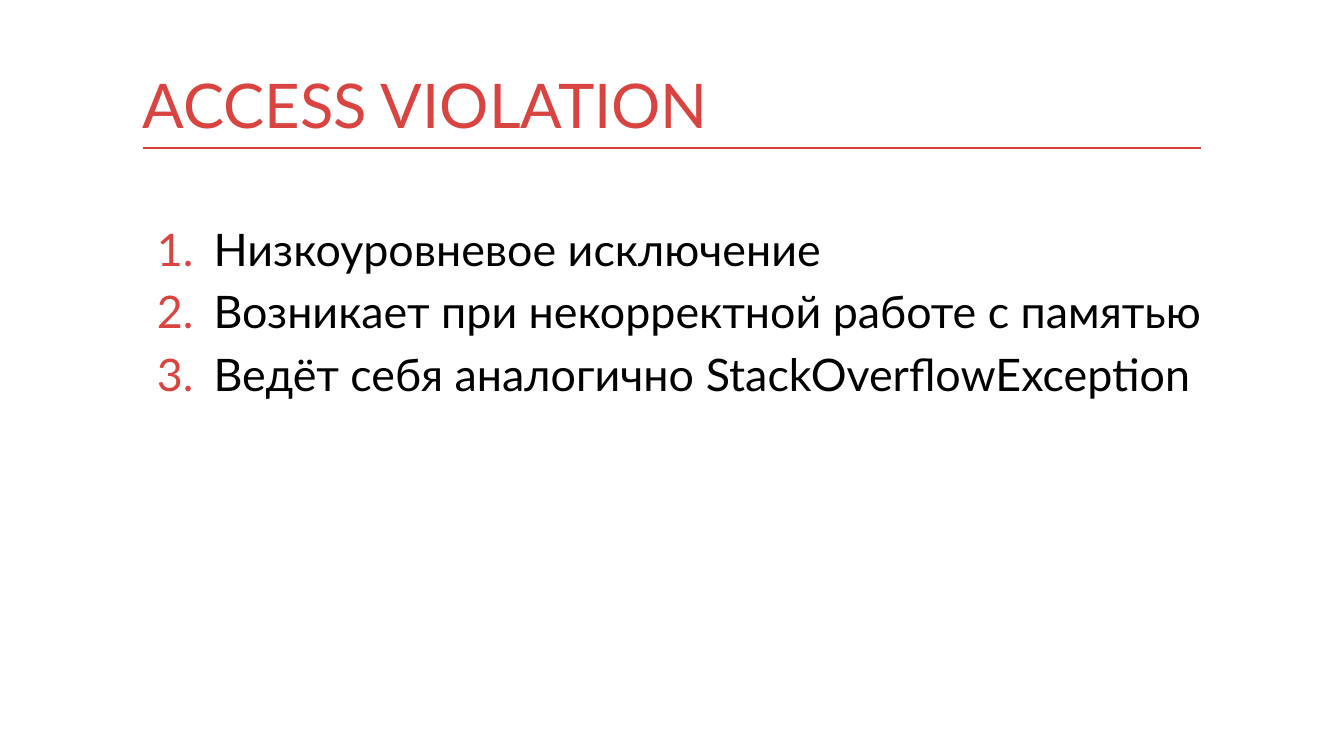
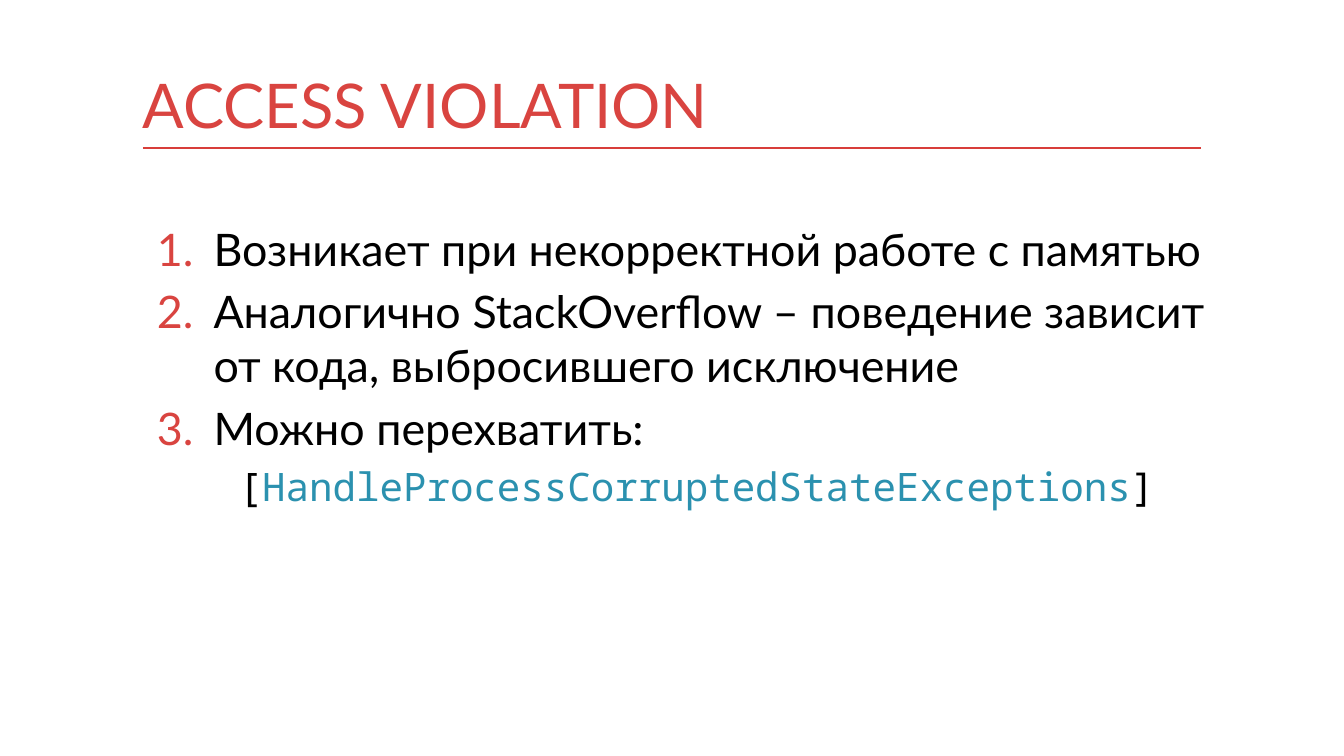
Before and after one commit to kontur-courses/exceptions, a slide deck: slide 31 of exceptions.pptx. Drawn at 1344x756 pixels with LibreOffice and Linux fonts; fonts in the diff are those of the drawing. Boxes give left, top, right and bottom in pixels: in the first picture for what was removed or moved away, otherwise in the second. Text is boxed around its words. In the diff, an @@ line names an element or a change of style, - is before the commit and + after.

```diff
--- a/exceptions.pptx
+++ b/exceptions.pptx
@@ text at (214, 234, 821, 274): paragraph removed @@
-1. Низкоуровневое исключение
@@ text at (214, 295, 1204, 511): text changed @@
-3. Ведёт себя аналогично StackOverflowException
+2. Аналогично StackOverflow – поведение зависит от кода, выбросившего исключение
+3. Можно перехватить:
+  [HandleProcessCorruptedStateExceptions]
```
Also in this commit, not shown: 4 other slides changed, 1 slide added.
